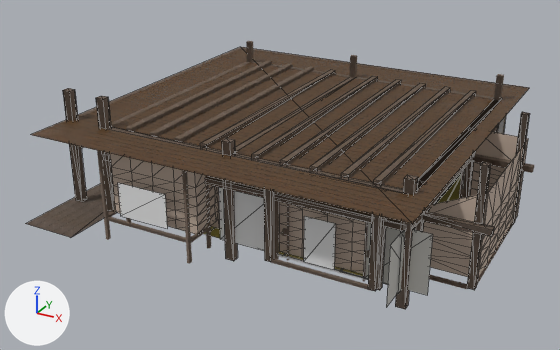
What one commit did to the glTF model public/objects/evrinfo/evrinfo.gltf.
Rendered twice from a 50 mm camera at (15.6, -26.2, 13.0) aimed at (2.5, -2.4, 1.1). The axes (+X, +Y, +Z) are drawn at lower left. The lights are the same throughout. Mesh edges are drawn as thin lines on the coarser meshes. Where no turn or scale is listed for an object, it has been applied to the vertices.
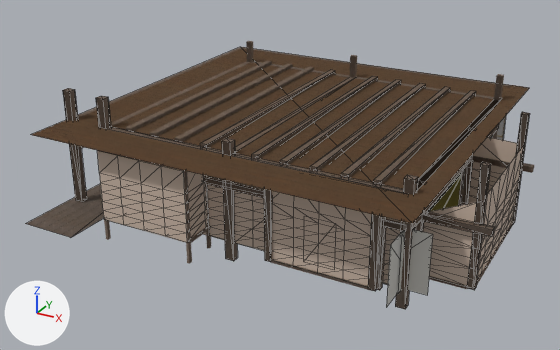
Edits to the scene script, one JSON object a line:
```json
{"op": "add", "block": "mat_material_013", "code": ["mat_material_013 = principled_material('Material.013')", "mat_material_013.base_color = (0.593, 0.469, 0.382)  # beige #cab6a6", "mat_material_013.roughness = 1.0"]}
{"block": "me_plane_011", "where": "me_plane_011.from_pydata(...)  # 4 vertices, 2 faces; spans x -0.54..0.54, y 0.0, z -0.82..0.82"}
{"op": "add", "block": "me_plane_011", "code": "me_plane_011.materials.append(mat_material_013)  # beige #cab6a6"}
{"op": "set", "path": "ob_plane_037.location", "old": "(6.24, -5.71, 1.21)", "new": "(6.24, -6.33, 1.21)"}
```

Where the change shows, as pixel boxes (x1, y1, x2, y2) in the pictures (560 x 350 px):
```json
{"object": "Plane.037", "change": "moved", "before": [110, 132, 528, 277], "after": [97, 137, 523, 286]}
{"object": "Plane.039", "change": "recoloured", "before": [304, 216, 336, 270], "after": [304, 216, 336, 270]}
{"object": "Plane.030", "change": "unchanged, covered by the edit", "before": [219, 187, 264, 251]}
{"object": "Plane.040", "change": "unchanged, covered by the edit", "before": [118, 183, 167, 229]}
{"object": "Cube.027", "change": "unchanged, covered by the edit", "before": [109, 155, 407, 232], "after": [203, 176, 407, 232]}
```
